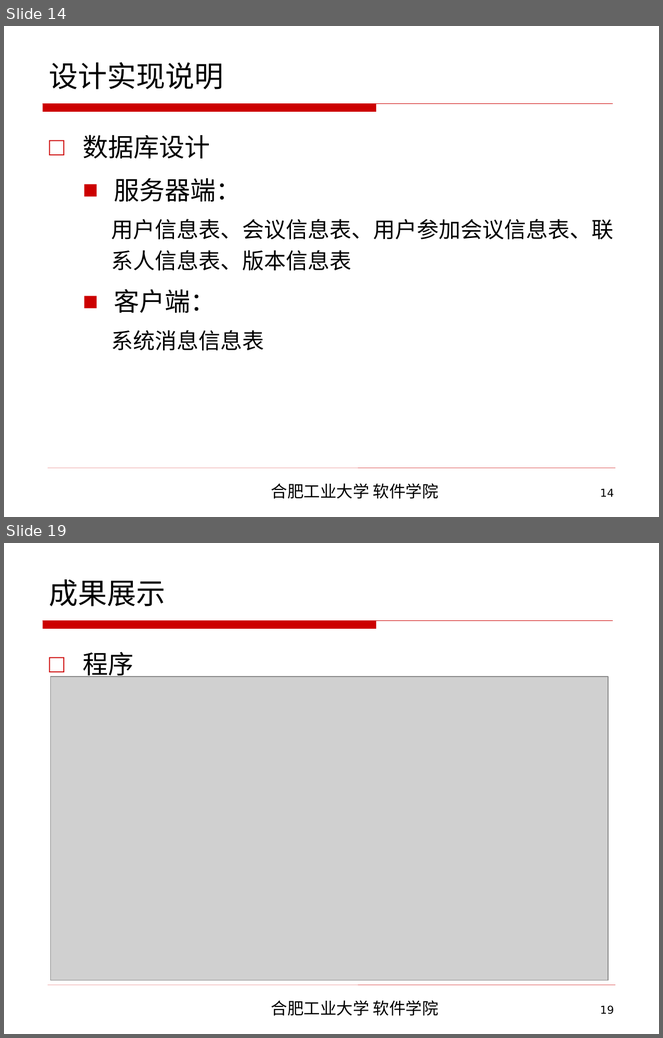
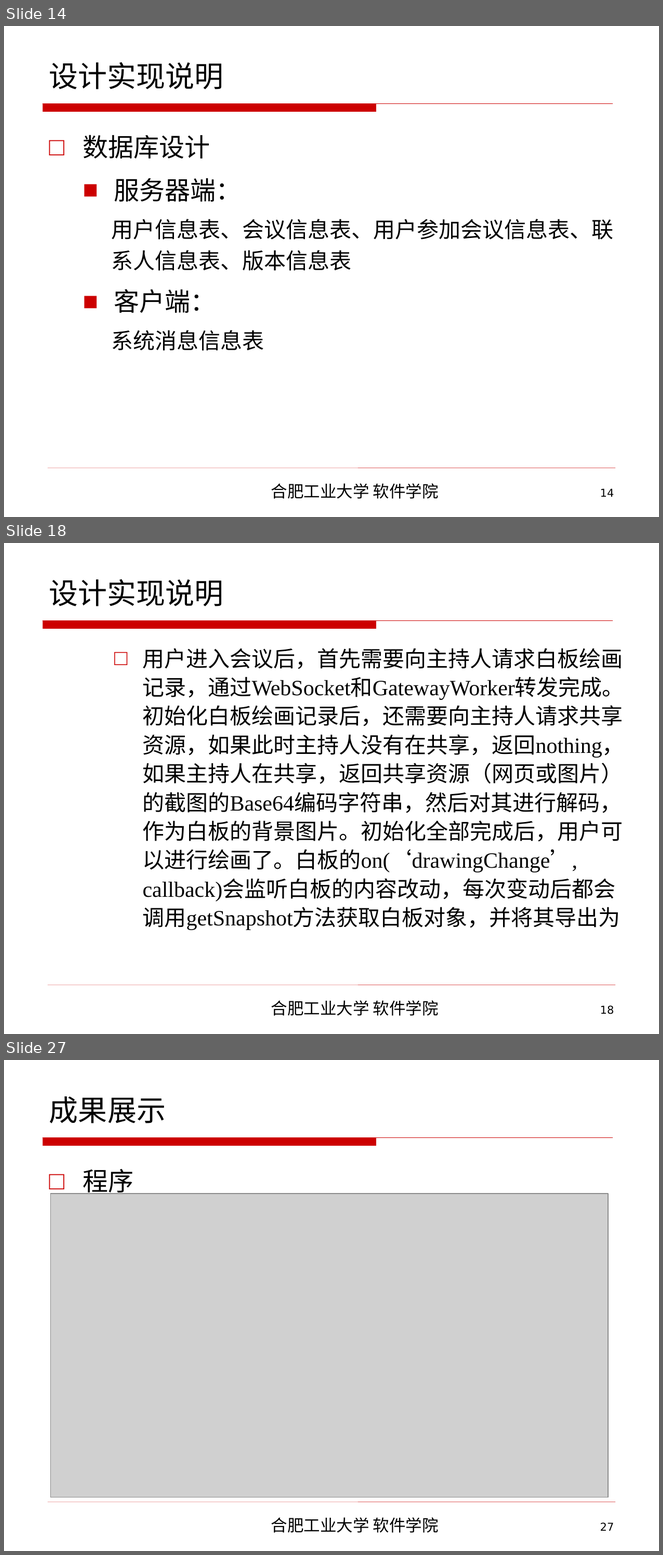
Before and after one commit to CodeDogandCat/master_proj, a slide deck: 2013214381李磊最终答辩/软件学院本科毕业设计毕业答辩.ppt. Shown one above the other, each under a label of ours: slides 14 and 19 before the commit, slides 14, 18 and 27 after it; the slides between them are not shown. The pictures are 663x1038 and 663x1555 pixels, drawn with LibreOffice and Linux fonts; fonts in the diff are those of the drawing; grey boxes stand for pictures; background and template pictures are left out. Boxes give left, top, right and bottom in pixels: in the first picture for what was removed or moved away, otherwise in the second. Text is boxed around its words. In the diff, an @@ line names an element or a change of style, - is before the commit and + after.

```diff
--- a/2013214381李磊最终答辩/软件学院本科毕业设计毕业答辩.ppt
+++ b/2013214381李磊最终答辩/软件学院本科毕业设计毕业答辩.ppt
@@ slide 18 added at (x1=4, y1=543, x2=659, y2=1034), background picture (left out); not listed: 4 template elements that a slide beside it also shows @@
@@ title added at (x1=49, y1=579, x2=224, y2=606), 32 pt, text #000000 @@
+设计实现说明
@@ text added at (x1=143, y1=648, x2=624, y2=930), 24 pt, text #000000 @@
+    □ 用户进入会议后，首先需要向主持人请求白板绘画记录，通过WebSocket和GatewayWorker转发完成。初始化白板绘画记录后，还需要向主持人请求共享资源，如果此时主持人没有在共享，返回nothing，如果主持人在共享，返回共享资源（网页或图片）的截图的Base64编码字符串，然后对其进行解码，作为白板的背景图片。初始化全部完成后，用户可以进行绘画了。白板的on(‘drawingChange’, callback)会监听白板的内容改动，每次变动后都会调用getSnapshot方法获取白板对象，并将其导出为
@@ what was slide 19 is now slide 27 @@
@@ page number at (x1=600, y1=1523, x2=614, y2=1531): text changed @@
-19
+27
```
Also in this commit, not shown: 6 slides changed, 9 other slides added, 5 other files.
